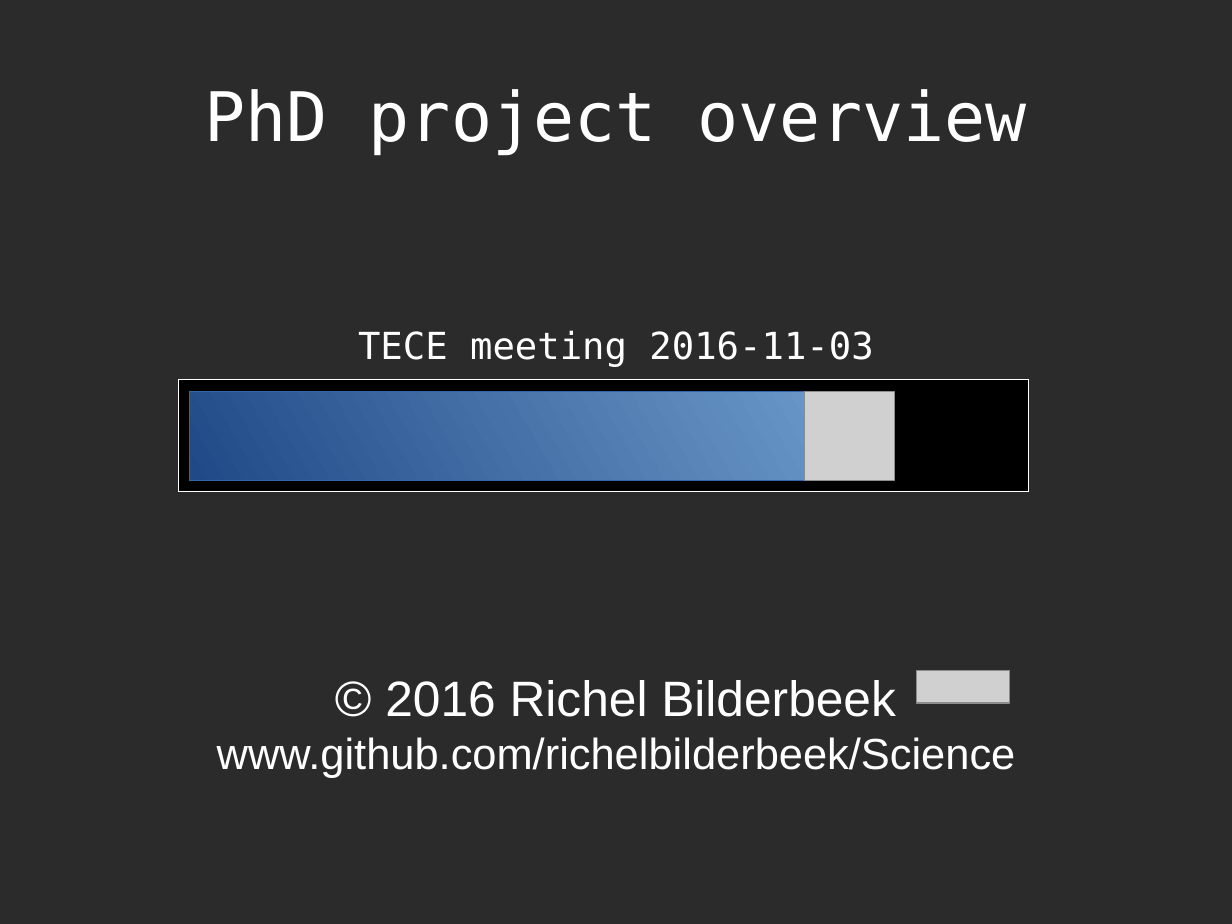
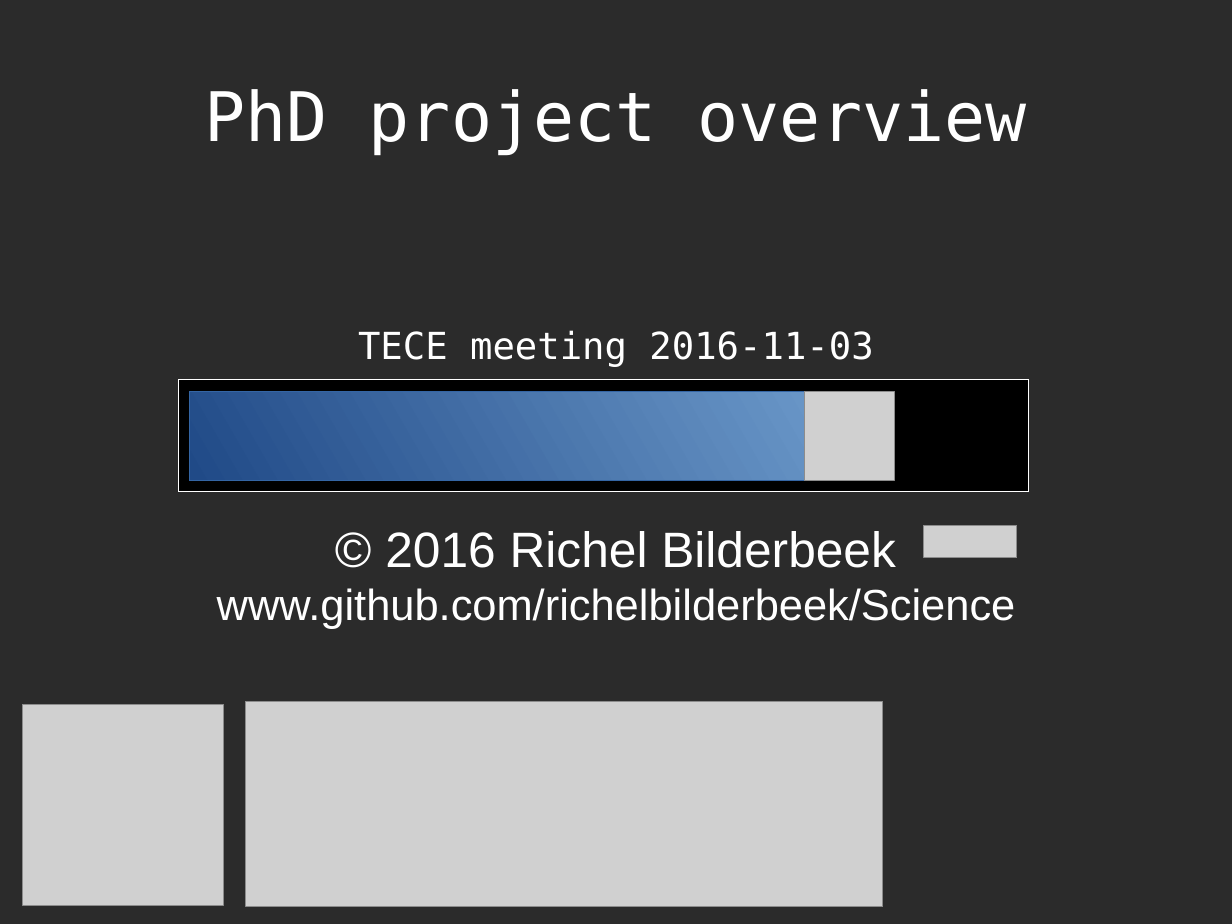
Before and after one commit to richelbilderbeek/Science, a slide deck: slide 1 of Bilderbeek20161103TeceMeeting/20161103TeceMeeting.odp. Drawn at 1232x924 pixels with LibreOffice and Linux fonts; fonts in the diff are those of the drawing; grey boxes stand for pictures; background and template pictures are left out; a plain dark background stands for a picture behind light text. Boxes give left, top, right and bottom in pixels: in the first picture for what was removed or moved away, otherwise in the second. Text is boxed around its words. In the diff, an @@ line names an element or a change of style, - is before the commit and + after.

```diff
--- a/Bilderbeek20161103TeceMeeting/20161103TeceMeeting.odp
+++ b/Bilderbeek20161103TeceMeeting/20161103TeceMeeting.odp
@@ subtitle "© 2016 Richel Bilderbeek": place and size @@
-subtitle "© 2016 Richel Bilderbeek" at [217, 680, 1016, 778]
+subtitle "© 2016 Richel Bilderbeek" at [217, 531, 1016, 629]
@@ picture: place and size @@
-picture at [917, 671, 1010, 703]
+picture at [925, 525, 1017, 558]
@@ picture added at [22, 704, 224, 906] @@
@@ picture added at [246, 702, 883, 907] @@
```
Also in this commit, not shown: 1 other file.
